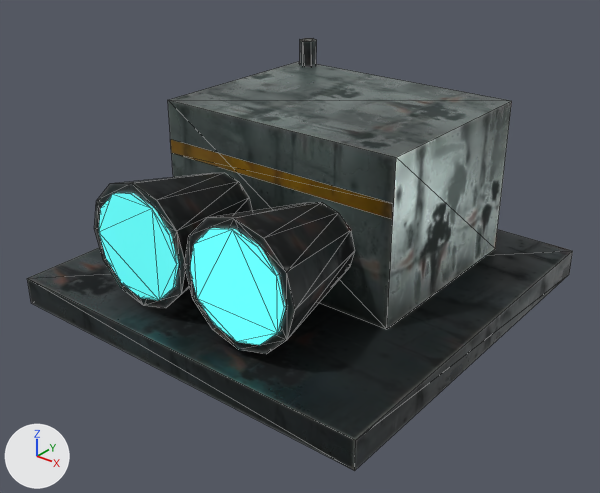
The glTF model game/world/models/ion_drive.glb, before and after one commit.
Rendered twice from a camera (50 mm lens) standing at (0.988, -1.266, 0.88) and looking at (0.021, -0.057, 0.13). The lights are fixed; the arrows at lower left show +X, +Y and +Z. The older version comes first. Mesh edges are drawn as thin lines. Vertices at exactly the same position are counted once.

Objects in the first picture: 'te_ion_drive'.
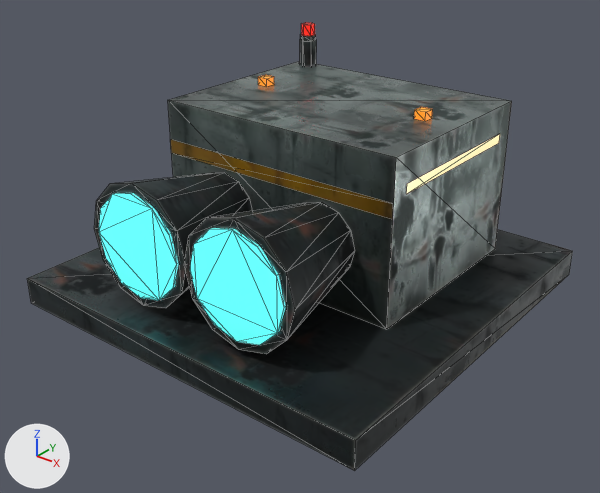
Pixel boxes (x1, y1, x2, y2) of what changed, in the pictures (600 x 493 px):
'te_ion_drive', reshaped
    before: (27, 38, 573, 471)
    after: (27, 23, 573, 471)
part 1 of me_te_ion_drive, added
    after: (300, 34, 316, 41)
part 2 of me_te_ion_drive, added
    after: (301, 23, 315, 36)
part 3 of me_te_ion_drive, added
    after: (258, 75, 274, 87)
part 4 of me_te_ion_drive, added
    after: (414, 107, 432, 121)
part 5 of me_te_ion_drive, added (beige)
    after: (406, 134, 500, 194)
part 6 of me_te_ion_drive, surface changed
    both: (96, 40, 514, 354)

The change, as a diff of the scene's bpy script:
```diff
--- a/game/world/models/ion_drive.glb.py
+++ b/game/world/models/ion_drive.glb.py
@@ me_te_ion_drive @@
 # used by ob_te_ion_drive; location = (0.0, 0.0, 0.0)
 # verts and faces of me_te_ion_drive; kept vertices keep their numbers, new ones are numbered from 128
-me_te_ion_drive.from_pydata(...)  # 128 vertices, 222 faces; spans x -0.42..0.42, y -0.42..0.42, z 0.0..0.46
+me_te_ion_drive.from_pydata(...)  # 172 vertices, 288 faces; spans x -0.42..0.42, y -0.42..0.42, z 0.0..0.498
+# me_te_ion_drive part 1: a new loose piece, a 6-sided cylinder along z spanning x -0.256..-0.224, y 0.282..0.318, z 0.46..0.472, in mat_te_ion_drive
+# me_te_ion_drive part 2: a new loose piece, a 6-sided cylinder along z spanning x -0.254..-0.226, y 0.284..0.316, z 0.472..0.498, in mat_te_ion_drive
+# me_te_ion_drive part 3: a new loose piece, a box spanning x -0.213..-0.188, y 0.087..0.113, z 0.4..0.418, in mat_te_ion_drive
+# me_te_ion_drive part 4: a new loose piece, a box spanning x 0.188..0.213, y 0.087..0.113, z 0.4..0.418, in mat_te_ion_drive
+# me_te_ion_drive part 5
+verts[128] = (0.281, -0.08, 0.32)  # pixel (406, 194)
+verts[129] = (0.281, 0.28, 0.32)  # pixel (499, 142)
+verts[130] = (0.281, 0.28, 0.34)  # pixel (500, 133)
+verts[131] = (0.281, -0.08, 0.34)  # pixel (407, 183)
+faces += [(128, 129, 130), (128, 130, 131)]
+# me_te_ion_drive part 6: 188 kept faces spanning x -0.42..0.42, y -0.42..0.42, z 0.0..0.46 get new texture (UV) coordinates
 me_te_ion_drive.materials.append(mat_te_ion_drive)
```
